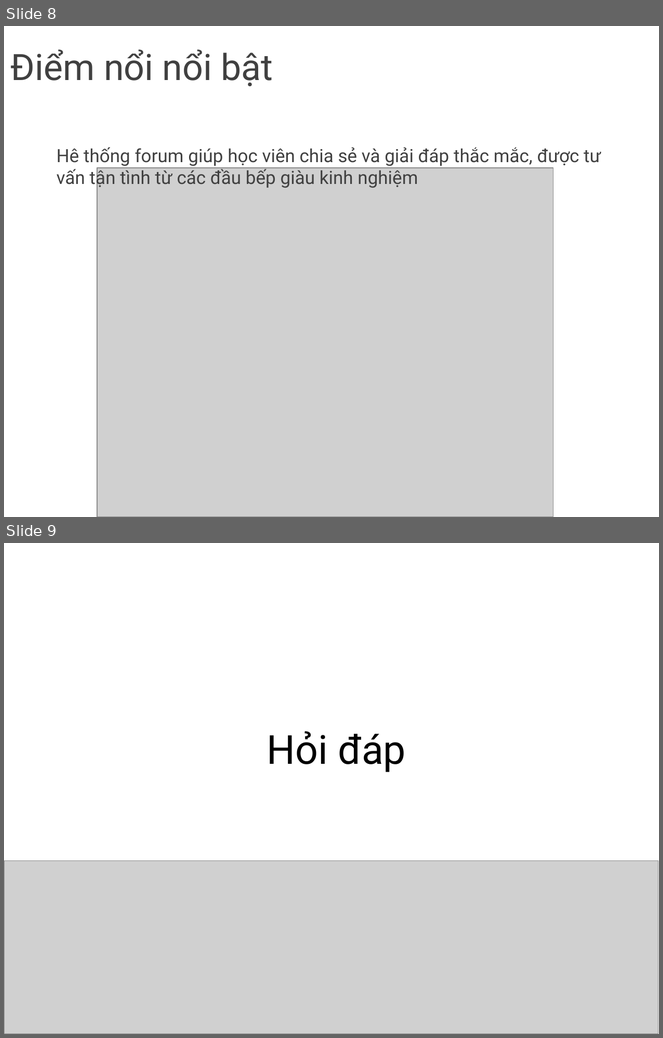
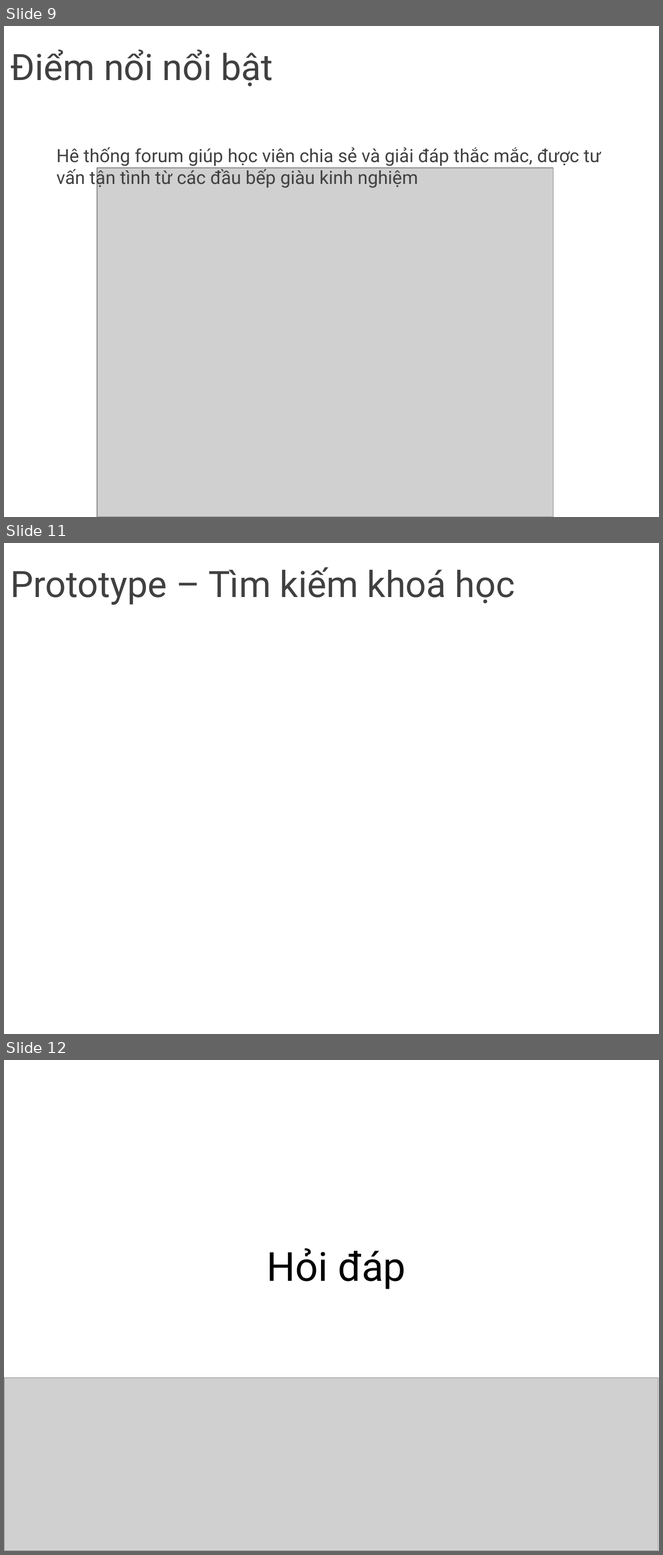
Before and after one commit to vmhung93/15hcb2-tkgd, a slide deck: PA2/Nhom14-PA2-Presentation.pptx. Shown one above the other, each under a label of ours: slides 8 and 9 before the commit, slides 9, 11 and 12 after it; the slides between them are not shown. The pictures are 663x1038 and 663x1555 pixels, drawn with LibreOffice and Linux fonts; fonts in the diff are those of the drawing; grey boxes stand for pictures; background and template pictures are left out. Boxes give left, top, right and bottom in pixels: in the first picture for what was removed or moved away, otherwise in the second. Text is boxed around its words. In the diff, an @@ line names an element or a change of style, - is before the commit and + after.

```diff
--- a/PA2/Nhom14-PA2-Presentation.pptx
+++ b/PA2/Nhom14-PA2-Presentation.pptx
@@ slide 11 added at (4,543,659,1034), background picture (left out) @@
@@ title added at (10,567,515,605), 40 pt, text #404040 @@
+Prototype – Tìm kiếm khoá học
@@ what was slide 8 is now slide 9 @@
@@ what was slide 9 is now slide 12 @@
```
Also in this commit, not shown: 2 slides changed, 2 other slides added, 1 other file.
